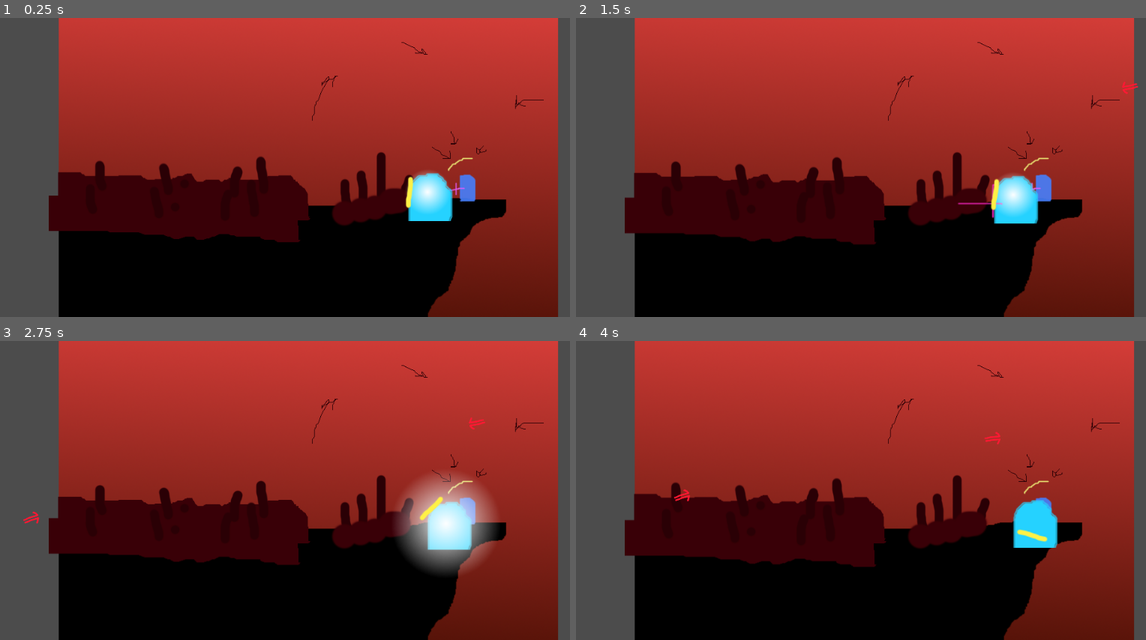
Above: before the commit, frames 1-4 (two rows, left to right).
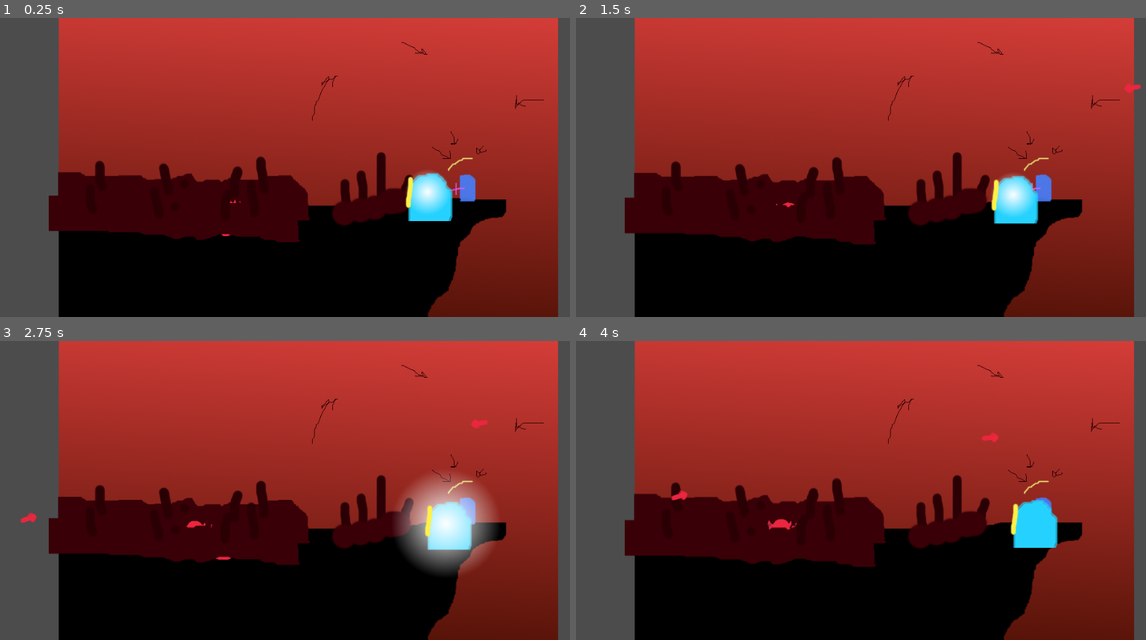
Above: after the commit, the same moments.

Repository: dannytaylor/ld50
Game: Godot game, scene res://300/Game.tscn
Two runs of this game, one before a commit and one after it. Both use one fixed random seed, a clock stepped at 60 frames per second and the inputs below.
Inputs (mouse positions are in pixels of both pictures, inside the frame that each line leads up to):
- Up to frame 1 (0.25 s): no input
- Up to frame 2 (1.5 s): move the mouse to (980, 152) at 0.52 s; press the mouse at (980, 152) at 0.53 s; move the mouse to (724, 182) at 1.27 s; release the mouse at (724, 182) at 1.28 s; click (724, 182) at 1.35 s
- Up to frame 3 (2.75 s): move the mouse to (330, 424) at 2.02 s; hold Right mouse button (player_special) from 2.03 s (still down); click (330, 424) at 2.3 s
- Up to frame 4 (4 s): move the mouse to (815, 550) at 2.77 s; release Right mouse button (player_special) at 2.78 s; click (815, 550) at 2.85 s; move the mouse to (1026, 535) at 3.52 s; press the mouse at (1026, 535) at 3.53 s

The runs differ from the first frame. In frame 1, less than 0.1% of the frame differs, in the area x 38-43%, y 60-74%; in frame 2, 0.2%; in frame 3, 0.4%; in frame 4, 0.5%, in the area x 16-83%, y 30-68%.
Error after the commit: Invalid set index 'flip_v' (on base: 'null instance') with value of type 'bool'. (res://300/Player.gd:98)

Commit message:
copied game scene to merge in my assets

Diff:
--- a/project/300/Arrow.tscn
+++ b/project/300/Arrow.tscn
@@ -1,6 +1,6 @@
 [gd_scene load_steps=4 format=2]
 
-[ext_resource path="res://300/arrow.png" type="Texture" id=1]
+[ext_resource path="res://sprites/arrow.png" type="Texture" id=1]
 [ext_resource path="res://300/Arrow.gd" type="Script" id=2]
 
 [sub_resource type="CircleShape2D" id=1]
@@ -17,5 +17,6 @@
 shape = SubResource( 1 )
 
 [node name="Sprite" type="Sprite" parent="."]
-scale = Vector2( 0.33, 0.33 )
+position = Vector2( -6, -1.19209e-07 )
+scale = Vector2( 0.25, 0.25 )
 texture = ExtResource( 1 )
--- a/project/300/danny.tscn
+++ b/project/300/Danny_test.tscn
@@ -400,17 +400,16 @@
 z_index = -1
 frames = SubResource( 14 )
 animation = "idle"
-frame = 1
+frame = 8
 playing = true
 
 [node name="PlayerHurtbox" type="CollisionShape2D" parent="GameLayer/Player"]
 visible = false
 position = Vector2( 2.49988, -11.25 )
-scale = Vector2( 1, 1 )
 shape = SubResource( 31 )
 
 [node name="EnemyBlob" type="Sprite" parent="GameLayer"]
-material = SubResource( 30 )
+material = SubResource( 52 )
 position = Vector2( 122.756, 247 )
 scale = Vector2( 8.8205, 3.79688 )
 texture = ExtResource( 11 )
@@ -426,7 +425,6 @@
 position = Vector2( 0.00439453, -6.24988 )
 frames = SubResource( 46 )
 animation = "walk"
-frame = 2
 playing = true
 __meta__ = {
 "_edit_lock_": true
@@ -436,7 +434,6 @@
 visible = false
 position = Vector2( 62.5107, 40.6761 )
 rotation = 5.82077e-11
-scale = Vector2( 1, 1 )
 shape = SubResource( 47 )
 
 [node name="UI" type="Control" parent="."]
--- a/project/300/Enemy.gd
+++ b/project/300/Enemy.gd
@@ -13,7 +13,7 @@
 	pass
 
 func wiggle(max_x=3, max_y=3):
-	$Sprite.translate(Vector2((randf()-0.5)*max_x*2, (randf()-0.5)*max_y*2))
+	$EnemySprite.translate(Vector2((randf()-0.5)*max_x*2, (randf()-0.5)*max_y*2))
 	v_offset += (randf()-0.5) * 1
 
 func die():
--- a/project/300/Enemy.tscn
+++ b/project/300/Enemy.tscn
@@ -1,9 +1,124 @@
-[gd_scene load_steps=4 format=2]
+[gd_scene load_steps=25 format=2]
 
-[ext_resource path="res://300/enemy.png" type="Texture" id=1]
 [ext_resource path="res://300/Enemy.gd" type="Script" id=2]
+[ext_resource path="res://sprites/enemy_death.png" type="Texture" id=3]
+[ext_resource path="res://sprites/enemy_swipe.png" type="Texture" id=4]
+[ext_resource path="res://sprites/enemy_walk.png" type="Texture" id=5]
 
 [sub_resource type="RectangleShape2D" id=1]
+
+[sub_resource type="AtlasTexture" id=32]
+flags = 4
+atlas = ExtResource( 5 )
+region = Rect2( 0, 0, 512, 512 )
+
+[sub_resource type="AtlasTexture" id=33]
+flags = 4
+atlas = ExtResource( 5 )
+region = Rect2( 0, 512, 512, 512 )
+
+[sub_resource type="AtlasTexture" id=34]
+flags = 4
+atlas = ExtResource( 5 )
+region = Rect2( 0, 1024, 512, 512 )
+
+[sub_resource type="AtlasTexture" id=35]
+flags = 4
+atlas = ExtResource( 5 )
+region = Rect2( 0, 1536, 512, 512 )
+
+[sub_resource type="AtlasTexture" id=36]
+flags = 4
+atlas = ExtResource( 5 )
+region = Rect2( 0, 2048, 512, 512 )
+
+[sub_resource type="AtlasTexture" id=37]
+flags = 4
+atlas = ExtResource( 5 )
+region = Rect2( 0, 2560, 512, 512 )
+
+[sub_resource type="AtlasTexture" id=38]
+flags = 4
+atlas = ExtResource( 5 )
+region = Rect2( 0, 3072, 512, 512 )
+
+[sub_resource type="AtlasTexture" id=39]
+flags = 4
+atlas = ExtResource( 5 )
+region = Rect2( 0, 3584, 512, 512 )
+
+[sub_resource type="AtlasTexture" id=40]
+flags = 4
+atlas = ExtResource( 4 )
+region = Rect2( 0, 0, 512, 512 )
+
+[sub_resource type="AtlasTexture" id=41]
+flags = 4
+atlas = ExtResource( 4 )
+region = Rect2( 0, 512, 512, 512 )
+
+[sub_resource type="AtlasTexture" id=42]
+flags = 4
+atlas = ExtResource( 4 )
+region = Rect2( 0, 1024, 512, 512 )
+
+[sub_resource type="AtlasTexture" id=43]
+flags = 4
+atlas = ExtResource( 4 )
+region = Rect2( 0, 1536, 512, 512 )
+
+[sub_resource type="AtlasTexture" id=44]
+flags = 4
+atlas = ExtResource( 4 )
+region = Rect2( 0, 2048, 512, 512 )
+
+[sub_resource type="AtlasTexture" id=45]
+flags = 4
+atlas = ExtResource( 4 )
+region = Rect2( 0, 2560, 512, 512 )
+
+[sub_resource type="AtlasTexture" id=48]
+flags = 4
+atlas = ExtResource( 3 )
+region = Rect2( 0, 0, 512, 512 )
+
+[sub_resource type="AtlasTexture" id=49]
+flags = 4
+atlas = ExtResource( 3 )
+region = Rect2( 0, 512, 512, 512 )
+
+[sub_resource type="AtlasTexture" id=50]
+flags = 4
+atlas = ExtResource( 3 )
+region = Rect2( 0, 1024, 512, 512 )
+
+[sub_resource type="AtlasTexture" id=51]
+flags = 4
+atlas = ExtResource( 3 )
+region = Rect2( 0, 1536, 512, 512 )
+
+[sub_resource type="SpriteFrames" id=52]
+animations = [ {
+"frames": [ SubResource( 32 ), SubResource( 33 ), SubResource( 34 ), SubResource( 35 ), SubResource( 36 ), SubResource( 37 ), SubResource( 38 ), SubResource( 39 ) ],
+"loop": true,
+"name": "walk",
+"speed": 8.0
+}, {
+"frames": [ SubResource( 40 ), SubResource( 41 ), SubResource( 42 ), SubResource( 43 ), SubResource( 44 ), SubResource( 45 ) ],
+"loop": false,
+"name": "swipe",
+"speed": 5.0
+}, {
+"frames": [ SubResource( 32 ) ],
+"loop": true,
+"name": "static",
+"speed": 5.0
+}, {
+"frames": [ SubResource( 48 ), SubResource( 49 ), SubResource( 50 ), SubResource( 50 ), SubResource( 50 ), SubResource( 51 ) ],
+"loop": false,
+"name": "death",
+"speed": 4.0
+} ]
 
 [node name="Enemy" type="PathFollow2D" groups=["enemy"]]
 rotate = false
@@ -17,6 +132,13 @@
 [node name="CollisionShape2D" type="CollisionShape2D" parent="Enemy"]
 shape = SubResource( 1 )
 
-[node name="Sprite" type="Sprite" parent="."]
-scale = Vector2( 0.25, 0.25 )
-texture = ExtResource( 1 )
+[node name="EnemySprite" type="AnimatedSprite" parent="."]
+position = Vector2( 0.00439453, -6.24988 )
+scale = Vector2( 0.15, 0.15 )
+frames = SubResource( 52 )
+animation = "walk"
+frame = 4
+playing = true
+__meta__ = {
+"_edit_lock_": true
+}
--- /dev/null
+++ b/project/300/Game-Danny.tscn
@@ -0,0 +1,469 @@
+[gd_scene load_steps=58 format=2]
+
+[ext_resource path="res://300/EnemySpawner.gd" type="Script" id=1]
+[ext_resource path="res://sprites/Vegur-Bold.otf" type="DynamicFontData" id=2]
+[ext_resource path="res://300/army_front.png" type="Texture" id=3]
+[ext_resource path="res://300/army_back.png" type="Texture" id=4]
+[ext_resource path="res://300/Army.gd" type="Script" id=5]
+[ext_resource path="res://300/Player.gd" type="Script" id=6]
+[ext_resource path="res://sprites/blob_texture.png" type="Texture" id=7]
+[ext_resource path="res://sprites/shield.png" type="Texture" id=8]
+[ext_resource path="res://300/Game.gd" type="Script" id=9]
+[ext_resource path="res://godot.png" type="Texture" id=10]
+[ext_resource path="res://sprites/player_death.png" type="Texture" id=11]
+[ext_resource path="res://300/ArrowSpawner.gd" type="Script" id=12]
+[ext_resource path="res://sprites/cliff.png" type="Texture" id=13]
+[ext_resource path="res://sprites/moon.png" type="Texture" id=14]
+[ext_resource path="res://sprites/bg.png" type="Texture" id=15]
+[ext_resource path="res://sprites/skull_icon.png" type="Texture" id=16]
+[ext_resource path="res://sprites/obol_icon.png" type="Texture" id=17]
+[ext_resource path="res://sprites/sword.png" type="Texture" id=18]
+[ext_resource path="res://sprites/blobtext.gdshader" type="Shader" id=19]
+[ext_resource path="res://sprites/player_slice.png" type="Texture" id=20]
+[ext_resource path="res://sprites/player_idle.png" type="Texture" id=21]
+[ext_resource path="res://sprites/player_block.png" type="Texture" id=22]
+[ext_resource path="res://sprites/circle.png" type="Texture" id=23]
+
+[sub_resource type="ShaderMaterial" id=36]
+shader = ExtResource( 19 )
+shader_param/blob_threshold = 1.15
+shader_param/background_col = Color( 1, 0, 1, 0 )
+shader_param/blob_col = Color( 1, 1, 1, 1 )
+shader_param/mask_texture = ExtResource( 7 )
+
+[sub_resource type="ParticlesMaterial" id=8]
+emission_shape = 1
+emission_sphere_radius = 0.01
+flag_disable_z = true
+spread = 180.0
+gravity = Vector3( 0, 0, 0 )
+initial_velocity = 29.41
+orbit_velocity = 0.0
+orbit_velocity_random = 0.0
+
+[sub_resource type="Curve2D" id=2]
+_data = {
+"points": PoolVector2Array( 0, 0, 0, 0, 304, 362, 0, 0, 0, 0, 349, 316, 0, 0, 0, 0, 521, 303, 0, 0, 0, 0, 641, 309, 0, 0, 0, 0, 908, 312, 0, 0, 0, 0, 991, 370 )
+}
+
+[sub_resource type="Curve2D" id=6]
+_data = {
+"points": PoolVector2Array( 0, 0, 0, 0, 382, 306, -174.598, 6.80543, 174.598, -6.80543, 555, 79, 0, 0, 0, 0, 737.274, 280.124 )
+}
+
+[sub_resource type="Curve2D" id=3]
+_data = {
+"points": PoolVector2Array( 0, 0, 0, 0, 698, 279, 0, 0, 0, 0, 715, 278, 0, 0, 0, 0, 751, 281, 0, 0, 0, 0, 772, 279, 0, 0, 0, 0, 811, 280 )
+}
+
+[sub_resource type="RectangleShape2D" id=1]
+
+[sub_resource type="AtlasTexture" id=16]
+flags = 4
+atlas = ExtResource( 20 )
+region = Rect2( 0, 0, 512, 512 )
+
+[sub_resource type="AtlasTexture" id=17]
+flags = 4
+atlas = ExtResource( 20 )
+region = Rect2( 0, 512, 512, 512 )
+
+[sub_resource type="AtlasTexture" id=18]
+flags = 4
+atlas = ExtResource( 20 )
+region = Rect2( 0, 1024, 512, 512 )
+
+[sub_resource type="AtlasTexture" id=19]
+flags = 4
+atlas = ExtResource( 20 )
+region = Rect2( 0, 1536, 512, 512 )
+
+[sub_resource type="AtlasTexture" id=20]
+flags = 4
+atlas = ExtResource( 20 )
+region = Rect2( 0, 2048, 512, 512 )
+
+[sub_resource type="AtlasTexture" id=21]
+flags = 4
+atlas = ExtResource( 20 )
+region = Rect2( 0, 2560, 512, 512 )
+
+[sub_resource type="AtlasTexture" id=22]
+flags = 4
+atlas = ExtResource( 20 )
+region = Rect2( 0, 3072, 512, 512 )
+
+[sub_resource type="AtlasTexture" id=23]
+flags = 4
+atlas = ExtResource( 20 )
+region = Rect2( 0, 3584, 512, 512 )
+
+[sub_resource type="AtlasTexture" id=24]
+flags = 4
+atlas = ExtResource( 20 )
+region = Rect2( 0, 4096, 512, 512 )
+
+[sub_resource type="AtlasTexture" id=4]
+flags = 4
+atlas = ExtResource( 21 )
+region = Rect2( 0, 0, 512, 512 )
+
+[sub_resource type="AtlasTexture" id=5]
+flags = 4
+atlas = ExtResource( 21 )
+region = Rect2( 0, 512, 512, 512 )
+
+[sub_resource type="AtlasTexture" id=29]
+flags = 4
+atlas = ExtResource( 21 )
+region = Rect2( 0, 1024, 512, 512 )
+
+[sub_resource type="AtlasTexture" id=7]
+flags = 4
+atlas = ExtResource( 21 )
+region = Rect2( 0, 1536, 512, 512 )
+
+[sub_resource type="AtlasTexture" id=30]
+flags = 4
+atlas = ExtResource( 21 )
+region = Rect2( 0, 2048, 512, 512 )
+
+[sub_resource type="AtlasTexture" id=9]
+flags = 4
+atlas = ExtResource( 21 )
+region = Rect2( 0, 2560, 512, 512 )
+
+[sub_resource type="AtlasTexture" id=10]
+flags = 4
+atlas = ExtResource( 21 )
+region = Rect2( 0, 3072, 512, 512 )
+
+[sub_resource type="AtlasTexture" id=11]
+flags = 4
+atlas = ExtResource( 21 )
+region = Rect2( 0, 3584, 512, 512 )
+
+[sub_resource type="AtlasTexture" id=12]
+flags = 4
+atlas = ExtResource( 21 )
+region = Rect2( 0, 4096, 512, 512 )
+
+[sub_resource type="AtlasTexture" id=13]
+flags = 4
+atlas = ExtResource( 21 )
+region = Rect2( 0, 4608, 512, 512 )
+
+[sub_resource type="AtlasTexture" id=25]
+flags = 4
+atlas = ExtResource( 22 )
+region = Rect2( 0, 0, 512, 512 )
+
+[sub_resource type="AtlasTexture" id=26]
+flags = 4
+atlas = ExtResource( 11 )
+region = Rect2( 0, 0, 512, 512 )
+
+[sub_resource type="AtlasTexture" id=27]
+flags = 4
+atlas = ExtResource( 11 )
+region = Rect2( 0, 512, 512, 512 )
+
+[sub_resource type="AtlasTexture" id=28]
+flags = 4
+atlas = ExtResource( 11 )
+region = Rect2( 0, 1024, 512, 512 )
+
+[sub_resource type="SpriteFrames" id=31]
+animations = [ {
+"frames": [ SubResource( 16 ), SubResource( 17 ), SubResource( 18 ), SubResource( 19 ), SubResource( 20 ), SubResource( 21 ), SubResource( 22 ), SubResource( 23 ), SubResource( 24 ) ],
+"loop": false,
+"name": "slice",
+"speed": 16.0
+}, {
+"frames": [ SubResource( 4 ), SubResource( 5 ), SubResource( 29 ), SubResource( 7 ), SubResource( 30 ), SubResource( 9 ), SubResource( 10 ), SubResource( 11 ), SubResource( 12 ), SubResource( 13 ) ],
+"loop": true,
+"name": "idle",
+"speed": 8.0
+}, {
+"frames": [ SubResource( 25 ) ],
+"loop": false,
+"name": "block",
+"speed": 1.0
+}, {
+"frames": [ SubResource( 4 ) ],
+"loop": true,
+"name": "static",
+"speed": 5.0
+}, {
+"frames": [ SubResource( 26 ), SubResource( 27 ), SubResource( 27 ), SubResource( 28 ), SubResource( 28 ) ],
+"loop": false,
+"name": "death",
+"speed": 4.0
+} ]
+
+[sub_resource type="RectangleShape2D" id=32]
+extents = Vector2( 34, 24.5 )
+
+[sub_resource type="CircleShape2D" id=33]
+radius = 12.0
+
+[sub_resource type="RectangleShape2D" id=34]
+extents = Vector2( 7.5, 21 )
+
+[sub_resource type="DynamicFont" id=35]
+size = 92
+use_mipmaps = true
+use_filter = true
+extra_spacing_bottom = 12
+font_data = ExtResource( 2 )
+
+[node name="Game" type="Node2D"]
+script = ExtResource( 9 )
+
+[node name="Background" type="Node2D" parent="."]
+z_index = -3
+__meta__ = {
+"_edit_lock_": true
+}
+
+[node name="EnemyBlob" type="Sprite" parent="Background"]
+material = SubResource( 36 )
+position = Vector2( 132, 242 )
+scale = Vector2( 8.59375, 3.78125 )
+z_index = 1
+texture = ExtResource( 10 )
+
+[node name="Bg" type="Sprite" parent="Background"]
+position = Vector2( 485.5, 239.75 )
+scale = Vector2( 0.405417, 0.405417 )
+texture = ExtResource( 15 )
+__meta__ = {
+"_edit_lock_": true
+}
+
+[node name="Moon" type="Sprite" parent="Background"]
+position = Vector2( 106, 66 )
+rotation = -0.000186145
+scale = Vector2( 0.4, 0.4 )
+texture = ExtResource( 14 )
+
+[node name="MoonSparkle" type="Particles2D" parent="Background/Moon"]
+position = Vector2( -6.10352e-05, -5.79346 )
+speed_scale = 0.0
+process_material = SubResource( 8 )
+
+[node name="Tween" type="Tween" parent="Background"]
+
+[node name="Foreground" type="Node2D" parent="."]
+position = Vector2( 7.62939e-06, 7.62939e-06 )
+__meta__ = {
+"_edit_lock_": true
+}
+
+[node name="Cliff" type="Sprite" parent="Foreground"]
+position = Vector2( 362, 243 )
+scale = Vector2( 0.397756, 0.397756 )
+texture = ExtResource( 13 )
+__meta__ = {
+"_edit_lock_": true
+}
+
+[node name="ArmyBack" type="Sprite" parent="."]
+visible = false
+position = Vector2( 156, 218 )
+texture = ExtResource( 4 )
+script = ExtResource( 5 )
+
+[node name="EnemyPath" type="Path2D" parent="."]
+position = Vector2( -306, -74 )
+curve = SubResource( 2 )
+
+[node name="ArrowSpawner" type="Node2D" parent="."]
+script = ExtResource( 12 )
+
+[node name="ArrowPathTemplate" type="Path2D" parent="ArrowSpawner"]
+position = Vector2( -411.077, 11.8326 )
+scale = Vector2( 1.27507, 0.85022 )
+curve = SubResource( 6 )
+
+[node name="ConstantSources" type="Node2D" parent="ArrowSpawner"]
+
+[node name="Position2D" type="Position2D" parent="ArrowSpawner/ConstantSources"]
+position = Vector2( 225, 281 )
+
+[node name="Position2D2" type="Position2D" parent="ArrowSpawner/ConstantSources"]
+position = Vector2( 310, 302 )
+
+[node name="Position2D3" type="Position2D" parent="ArrowSpawner/ConstantSources"]
+position = Vector2( 441, 289 )
+
+[node name="Position2D4" type="Position2D" parent="ArrowSpawner/ConstantSources"]
+position = Vector2( 373, 279 )
+
+[node name="Position2D5" type="Position2D" parent="ArrowSpawner/ConstantSources"]
+position = Vector2( 1052, 291 )
+
+[node name="Position2D6" type="Position2D" parent="ArrowSpawner/ConstantSources"]
+position = Vector2( 1129, 293 )
+
+[node name="Position2D7" type="Position2D" parent="ArrowSpawner/ConstantSources"]
+position = Vector2( 1081, 89 )
+
+[node name="Position2D8" type="Position2D" parent="ArrowSpawner/ConstantSources"]
+position = Vector2( 71, 292 )
+
+[node name="Position2D9" type="Position2D" parent="ArrowSpawner/ConstantSources"]
+position = Vector2( 93, 110 )
+
+[node name="Timer" type="Timer" parent="ArrowSpawner"]
+
+[node name="ArmyFront" type="Sprite" parent="."]
+visible = false
+position = Vector2( 199, 265 )
+texture = ExtResource( 3 )
+script = ExtResource( 5 )
+
+[node name="EnemySpawner" type="Node2D" parent="."]
+position = Vector2( 282, 234 )
+script = ExtResource( 1 )
+
+[node name="Timer" type="Timer" parent="EnemySpawner"]
+
+[node name="PlayerPath" type="Path2D" parent="."]
+position = Vector2( -218, -64 )
+curve = SubResource( 3 )
+
+[node name="Player" type="PathFollow2D" parent="PlayerPath" groups=["player"]]
+position = Vector2( 698, 279 )
+rotate = false
+loop = false
+script = ExtResource( 6 )
+
+[node name="Hurtbox" type="Area2D" parent="PlayerPath/Player"]
+position = Vector2( 2.99997, 10 )
+rotation = -0.286033
+collision_mask = 256
+
+[node name="CollisionShape2D" type="CollisionShape2D" parent="PlayerPath/Player/Hurtbox"]
+shape = SubResource( 1 )
+
+[node name="PlayerSprite" type="AnimatedSprite" parent="PlayerPath/Player"]
+position = Vector2( 4, 2 )
+scale = Vector2( 0.15, 0.15 )
+z_index = -1
+frames = SubResource( 31 )
+animation = "idle"
+frame = 8
+playing = true
+
+[node name="PlayerAreaIndicator" type="Sprite" parent="PlayerPath/Player"]
+modulate = Color( 1, 1, 1, 0.12549 )
+position = Vector2( 2, 17 )
+scale = Vector2( 0.289307, 0.289307 )
+z_index = -1
+texture = ExtResource( 23 )
+__meta__ = {
+"_edit_lock_": true
+}
+
+[node name="Timer" type="Timer" parent="PlayerPath/Player"]
+
+[node name="Sword" type="Area2D" parent="PlayerPath/Player"]
+visible = false
+position = Vector2( -16.0002, -2.99994 )
+collision_layer = 4
+collision_mask = 256
+monitoring = false
+
+[node name="SwordSprite" type="Sprite" parent="PlayerPath/Player/Sword"]
+position = Vector2( -78, 10 )
+rotation = 2.66933
+scale = Vector2( 0.221486, 0.223274 )
+texture = ExtResource( 18 )
+
+[node name="CollisionShape2D" type="CollisionShape2D" parent="PlayerPath/Player/Sword"]
+visible = false
+position = Vector2( -75, 13.5 )
+shape = SubResource( 32 )
+
+[node name="Special" type="Area2D" parent="PlayerPath/Player"]
+collision_layer = 8
+collision_mask = 256
+monitoring = false
+monitorable = false
+
+[node name="CollisionShape2D" type="CollisionShape2D" parent="PlayerPath/Player/Special"]
+position = Vector2( 1, 6 )
+shape = SubResource( 33 )
+
+[node name="Shield" type="Node2D" parent="PlayerPath/Player"]
+
+[node name="ShieldSprite" type="Sprite" parent="PlayerPath/Player/Shield"]
+position = Vector2( -50, 7 )
+rotation = -0.409179
+scale = Vector2( 0.210193, 0.231225 )
+texture = ExtResource( 8 )
+
+[node name="Area2D" type="Area2D" parent="PlayerPath/Player/Shield"]
+position = Vector2( -45.5252, 2.60597 )
+collision_layer = 0
+collision_mask = 512
+
+[node name="CollisionShape2D" type="CollisionShape2D" parent="PlayerPath/Player/Shield/Area2D"]
+position = Vector2( -7.47482, 4.39403 )
+shape = SubResource( 34 )
+
+[node name="UI" type="Control" parent="."]
+margin_left = 15.0
+margin_top = 403.0
+margin_right = 55.0
+margin_bottom = 443.0
+rect_scale = Vector2( 0.4, 0.4 )
+
+[node name="LifeContainer" type="HBoxContainer" parent="UI"]
+margin_left = 32.0
+margin_top = -148.0
+margin_right = 182.0
+margin_bottom = 2.0
+
+[node name="LifeIcon" type="TextureRect" parent="UI/LifeContainer"]
+margin_right = 150.0
+margin_bottom = 150.0
+texture = ExtResource( 17 )
+__meta__ = {
+"_edit_lock_": true
+}
+
+[node name="ScoreContainer" type="HBoxContainer" parent="UI"]
+margin_left = 34.0
+margin_top = 30.0
+margin_right = 254.0
+margin_bottom = 162.0
+
+[node name="ScoreIcon" type="TextureRect" parent="UI/ScoreContainer"]
+margin_right = 132.0
+margin_bottom = 132.0
+texture = ExtResource( 16 )
+__meta__ = {
+"_edit_lock_": true
+}
+
+[node name="Spacer" type="Control" parent="UI/ScoreContainer"]
+margin_left = 136.0
+margin_right = 168.0
+margin_bottom = 132.0
+rect_min_size = Vector2( 32, 0 )
+
+[node name="ScoreValue" type="Label" parent="UI/ScoreContainer"]
+margin_left = 172.0
+margin_top = 4.0
+margin_right = 220.0
+margin_bottom = 127.0
+custom_fonts/font = SubResource( 35 )
+text = "0"
+
+[connection signal="area_entered" from="PlayerPath/Player/Hurtbox" to="PlayerPath/Player" method="_on_Hurtbox_area_entered"]
+[connection signal="animation_finished" from="PlayerPath/Player/PlayerSprite" to="PlayerPath/Player" method="_on_PlayerSprite_animation_finished"]
+[connection signal="area_entered" from="PlayerPath/Player/Sword" to="PlayerPath/Player" method="_on_Sword_area_entered"]
+[connection signal="area_entered" from="PlayerPath/Player/Special" to="PlayerPath/Player" method="_on_Special_area_entered"]
+[connection signal="area_entered" from="PlayerPath/Player/Shield/Area2D" to="PlayerPath/Player" method="_on_Area2D_area_entered"]
--- a/project/300/Player.gd
+++ b/project/300/Player.gd
@@ -39,6 +39,8 @@
 	# Eat some stamina
 	if exhausted:
 		return
+
+	$PlayerSprite.play("slice")
 
 	spend_stamina(attack_cost)
 
@@ -92,6 +94,10 @@
 
 	# Should should rotate around the player
 	var angle = global_position.angle_to_point(event.position)
+	if angle > -1.5708 and angle < 1.5708 :
+		$Shield/ShieldSprite.flip_v = false
+	else:
+		$Shield/ShieldSprite.flip_v = true
 	$Shield.rotation = angle
 
 func _unhandled_input(event):
@@ -110,6 +116,7 @@
 
 func _on_Hurtbox_area_entered(area):
 	print("You died")
+	$PlayerSprite.play("death")
 	game.playing = false
 
 
@@ -121,5 +128,12 @@
 
 func _on_Area2D_area_entered(area):
 	print("Nice block")
+	$PlayerSprite.play("block")
 	game.score += 1
 	area.get_parent().die()
+
+func _on_PlayerSprite_animation_finished():
+	if $PlayerSprite.animation == "slice":
+		$PlayerSprite.play("idle")
+	elif $PlayerSprite.animation == "block":
+		$PlayerSprite.play("idle")
Not shown: 4 places in project/300/Danny_test.tscn that only renumber resources
